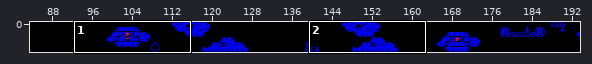
Tiled map -- art/maps/level-4.tmx. Above: a wide view before the commit, with the close-up outlined.
Close-up. Before the commit:
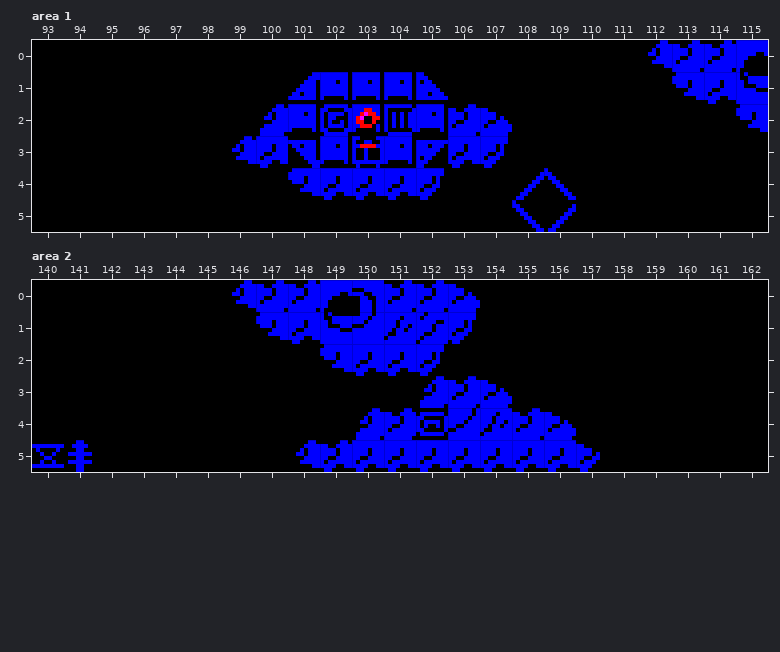
Cells are 8x8 px. Shown: area 1 x 93..115, y 0..5; area 2 x 140..162, y 0..5. The commit also changed other parts of the map, which this record leaves out.
And afterwards:
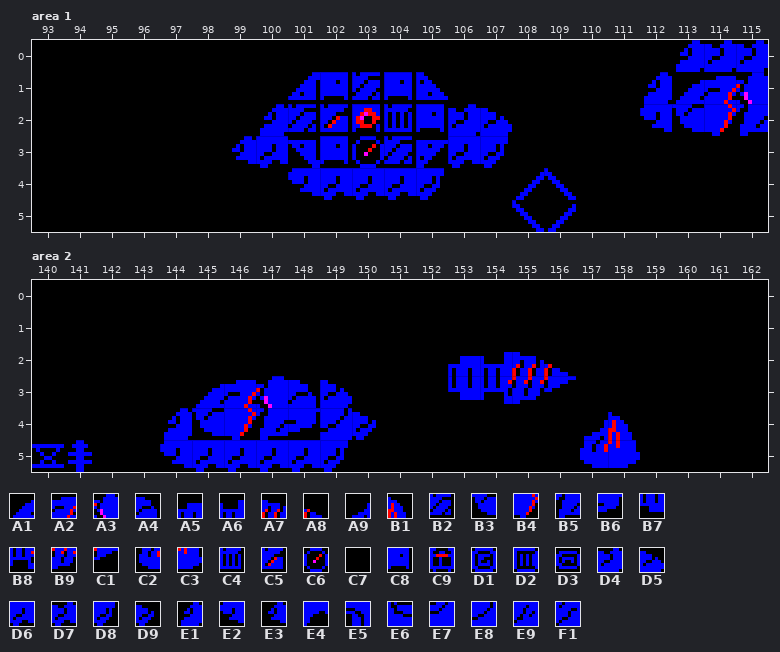
Key: from "Relay": A1 0 "Split geode", A2 1, A3 2, A4 3, A5 4 "Drill crown", A6 5, A7 6, A8 7, A9 8 "Shard", B1 9, B2 10 "Armour seam", B3 12, B4 13, B5 14, B6 15, B7 16, B8 17, B9 18, C1 19, C2 20, C3 21, C4 22 "Slotted vent", C5 23 "Service hatch", C6 72 "Scanner sweep"; from "tileSet": C7 0 "Open sky", C8 1 "Hull", C9 3 "Piston", D1 26 "Hatch", D2 27 "Grille", D3 32, D4 81, D5 83, D6 84, D7 85, D8 86, D9 87, E1 89, E2 92, E3 93, E4 105, E5 106, E6 107, E7 108, E8 109, E9 110, F1 111.
__ is an empty cell, .. an unchanged one.
What changed:
--- layer "Shattered Belt", area 1
@@ x 101..115 @@
-0 .. .. .. .. .. .. .. .. .. .. .. E3 D4 .. E4
-1 .. .. C8 .. .. .. .. .. .. .. .. C7 E2 D6 E6
-2 C8 D1 .. D2 .. .. .. .. .. .. .. C7 C7 C7 E2
-3 .. .. C9 C8 .. .. .. .. .. .. .. .. .. .. ..
+0 .. .. .. .. .. .. .. .. .. .. .. C7 E1 .. D4
+1 .. .. B2 .. .. .. .. .. .. .. .. E1 A1 A2 A3
+2 B2 C5 .. C4 .. .. .. .. .. .. .. E2 B3 B4 B5
+3 .. .. C6 B2 .. .. .. .. .. .. .. .. .. .. ..
--- layer "Shattered Belt", area 2
@@ x 144..158 @@
-0 .. .. E3 D4 D4 E4 E5 D4 D4 D5 .. .. .. .. ..
-1 .. .. .. E2 D6 E6 E7 E9 F1 D8 .. .. .. .. ..
-2 .. .. .. .. .. E2 D6 D6 D8 C7 C7 C7 C7 .. ..
-3 .. C7 C7 C7 C7 C7 .. .. E1 D4 D5 C7 C7 .. ..
-4 C7 C7 C7 C7 C7 C7 E1 D4 D3 E8 E9 D4 D5 C7 C7
-5 C7 C7 C7 C7 E3 D7 D6 D6 D6 D6 D6 D6 D6 D9 C7
+0 .. .. C7 C7 C7 C7 C7 C7 C7 C7 .. .. .. .. ..
+1 .. .. .. C7 C7 C7 C7 C7 C7 C7 .. .. .. .. ..
+2 .. .. .. .. .. C7 C7 C7 C7 A5 A6 A7 A8 .. ..
+3 .. A1 A2 A3 A4 D5 .. .. C7 B7 B8 B9 C1 .. ..
+4 E1 B3 B4 B5 B6 E8 D9 C7 C7 C7 C7 C7 C7 A9 B1
+5 E2 D6 D6 D6 D6 D8 C7 C7 C7 C7 C7 C7 C7 C2 C3
Where, in picture pixels (left, top, right, bottom), the same in both close-ups:
changed: (640, 40, 768, 136)
changed: (288, 72, 416, 168)
changed: (160, 280, 640, 472)
